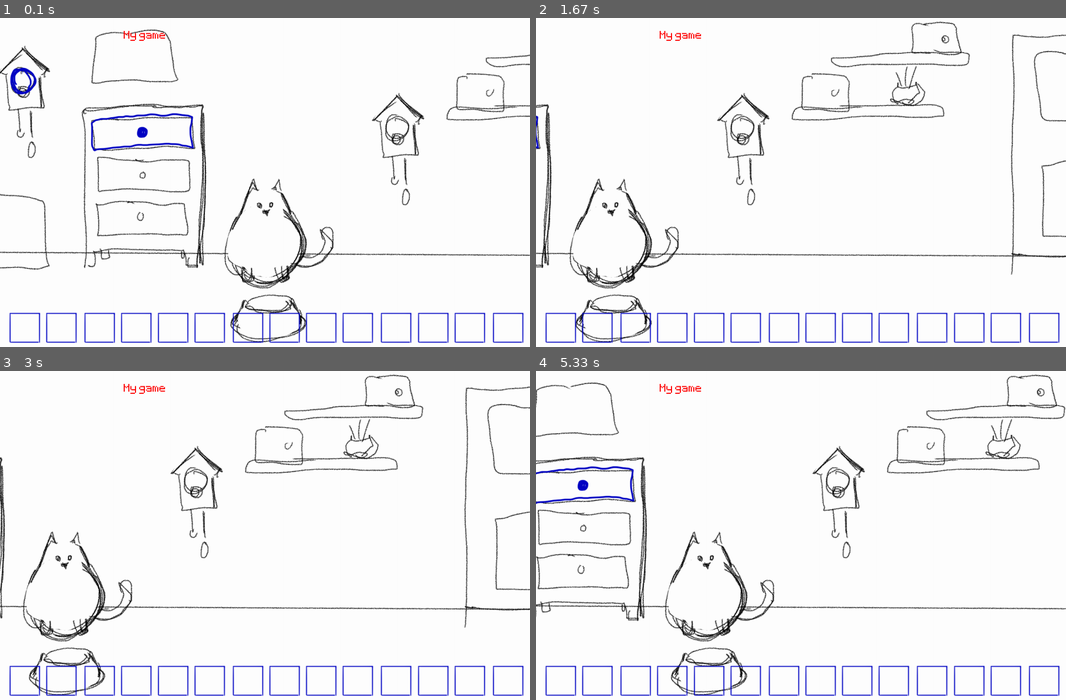
Above: before the commit, frames 1-4 (two rows, left to right).
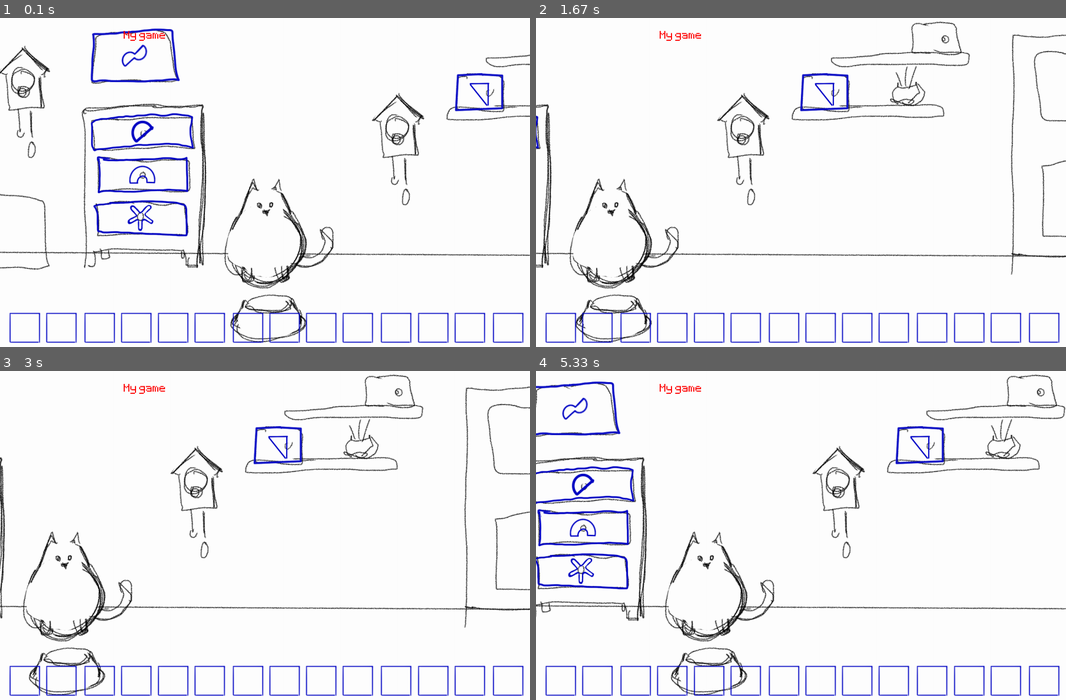
Above: after the commit, the same moments.

Repository: Bchan1999/Feed-The-Cat-PyGame
Game: pygame game, started from window.py
Two runs of this game, one before a commit and one after it. Both use one fixed random seed, a clock stepped at 60 frames per second and the inputs below.
Inputs (mouse positions are in pixels of both pictures, inside the frame that each line leads up to):
- Up to frame 1 (0.1 s): no input
- Up to frame 2 (1.67 s): hold Right 0.33-0.8 s; move the mouse to (779, 205) at 0.37 s; hold Right 0.83-1.3 s; hold Left from 1.33 s (still down)
- Up to frame 3 (3 s): release Left at 1.87 s; hold Left 1.9-2.3 s; hold Right 2.33-2.97 s
- Up to frame 4 (5.33 s): hold Left 3-3.47 s; hold Right 3.5-3.97 s; hold Right 4-4.47 s; hold Left 4.5-5.03 s; hold Left from 5.07 s (still down)

The runs differ from the first frame. In frame 1, 2.0% of the frame differs, in the area x 1-95%, y 3-67%; in frame 2, 0.3%; in frame 3, 0.3%; in frame 4, 1.7%.

Commit message:
More doors added to test

Diff:
--- a/window.py
+++ b/window.py
@@ -56,7 +56,7 @@
 rect_change = 0
 keyflag = False
 doorOpen = True
-doorlen = 2
+doorlen = 5
 x = 1
 doorlist = []
 touching = False
@@ -65,13 +65,18 @@
 rflag = False
 lflag = False
 
-
+#loads all door images from graphics
+#x variable defines how many doors need to be loaded into the game
+#A is closed door
+#B is open door
 while (x <= doorlen):
     file = 'graphics/Door' + str(x) + 'A.png'
     fileB = 'graphics/Door' + str(x) + 'B.png'
     door = Door(rectx, recty, file, fileB)
     doorlist.append(door)
-    x += x
+    x += 1
+
+print(doorlist)
 
 
 def addSpeed():
Binary file added: graphics/Archive/Door1A.png
Binary file added: graphics/Archive/Door1B.png
Binary file added: graphics/Archive/Door2A.png
Binary file added: graphics/Archive/Door2B.png
Renamed: graphics/Sky.png -> graphics/Archive/Sky.png
Renamed: graphics/ground.png -> graphics/Archive/ground.png
Binary file added: graphics/Background.PNG
Binary file changed: graphics/Door1A.png
Binary file changed: graphics/Door1B.png
Binary file changed: graphics/Door2A.png
Binary file changed: graphics/Door2B.png
Binary file added: graphics/Door3A.png
(and 13 more such lines)
